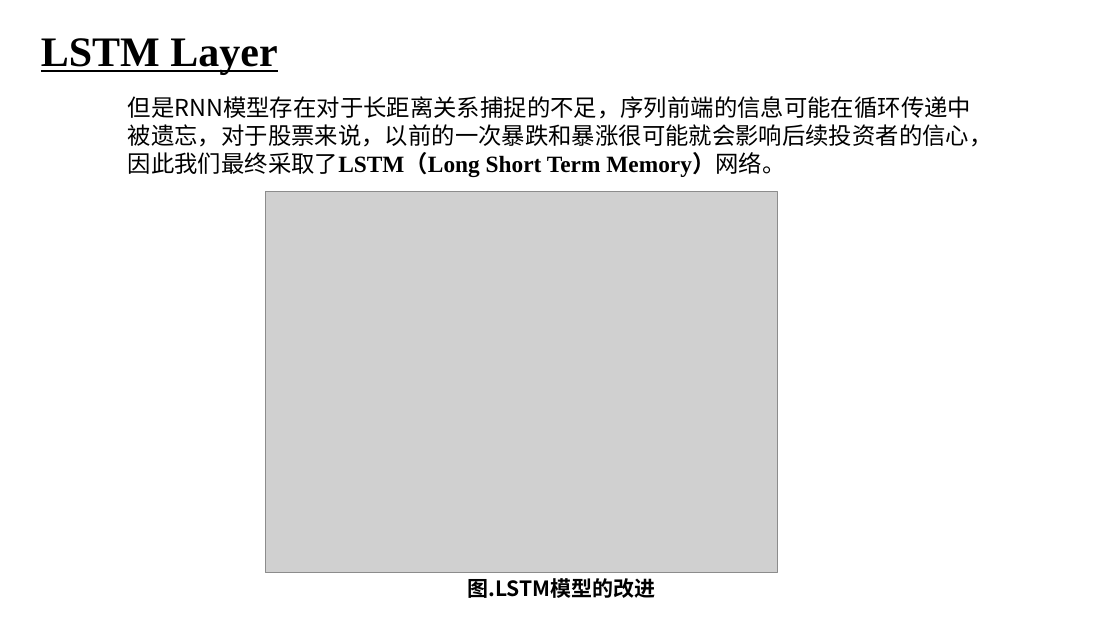
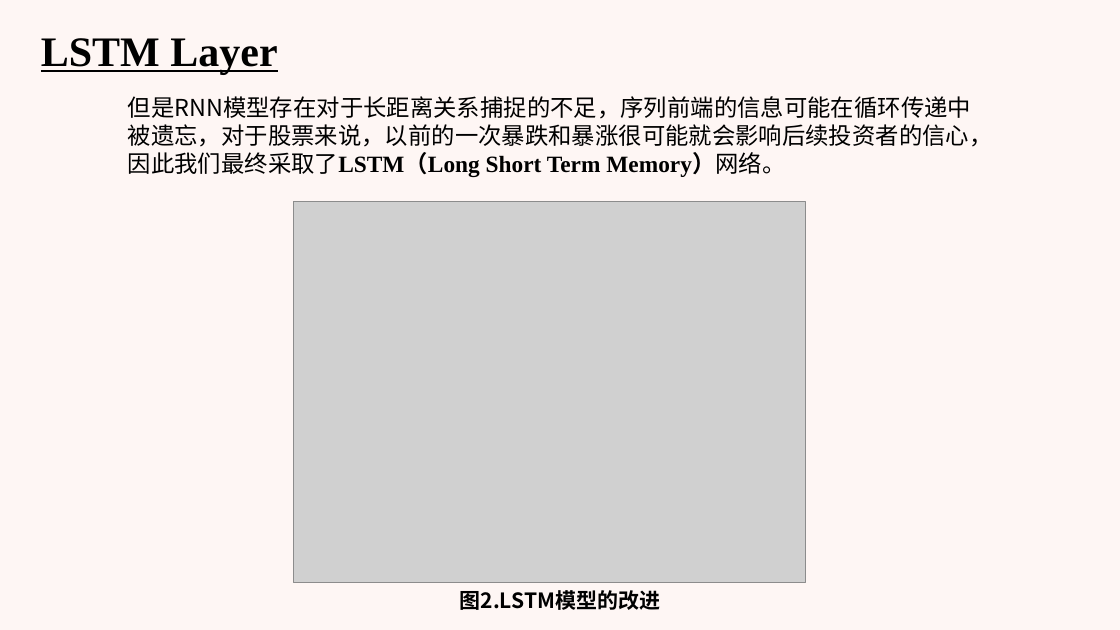
Before and after one commit to Jzzzi/Courses, a slide deck: slide 6 of introToAi/FinalPre/人工智能导论 股票预测.pptx. Drawn at 1120x630 pixels with LibreOffice and Linux fonts; fonts in the diff are those of the drawing; grey boxes stand for pictures. Boxes give left, top, right and bottom in pixels: in the first picture for what was removed or moved away, otherwise in the second. Text is boxed around its words. In the diff, an @@ line names an element or a change of style, - is before the commit and + after.

```diff
--- a/introToAi/FinalPre/人工智能导论 股票预测.pptx
+++ b/introToAi/FinalPre/人工智能导论 股票预测.pptx
@@ background #FFFFFF to #FEF6F4 @@
@@ picture: place and size @@
-picture at <box>266,192,778,573</box>
+picture at <box>293,202,806,583</box>
@@ text at <box>460,590,660,610</box>: text changed @@
-图.LSTM模型的改进
+图2.LSTM模型的改进
```
Also in this commit, not shown: 12 other slides changed, 4 slides added, 2 slides removed, 4 other files.
